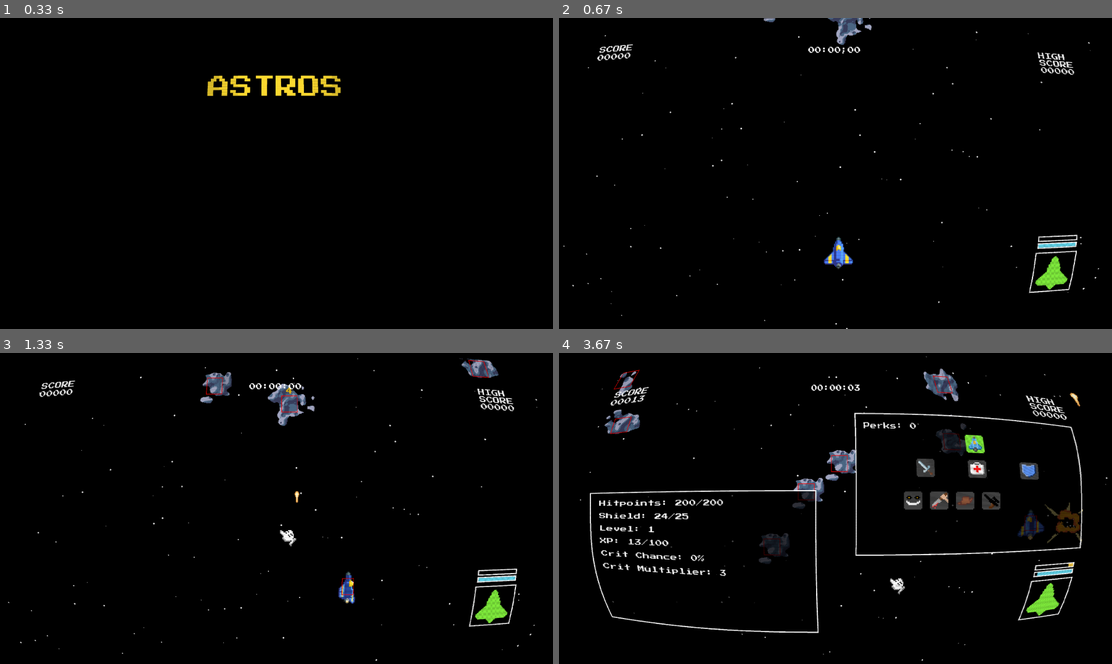
Above: before the commit, frames 1-4 (two rows, left to right).
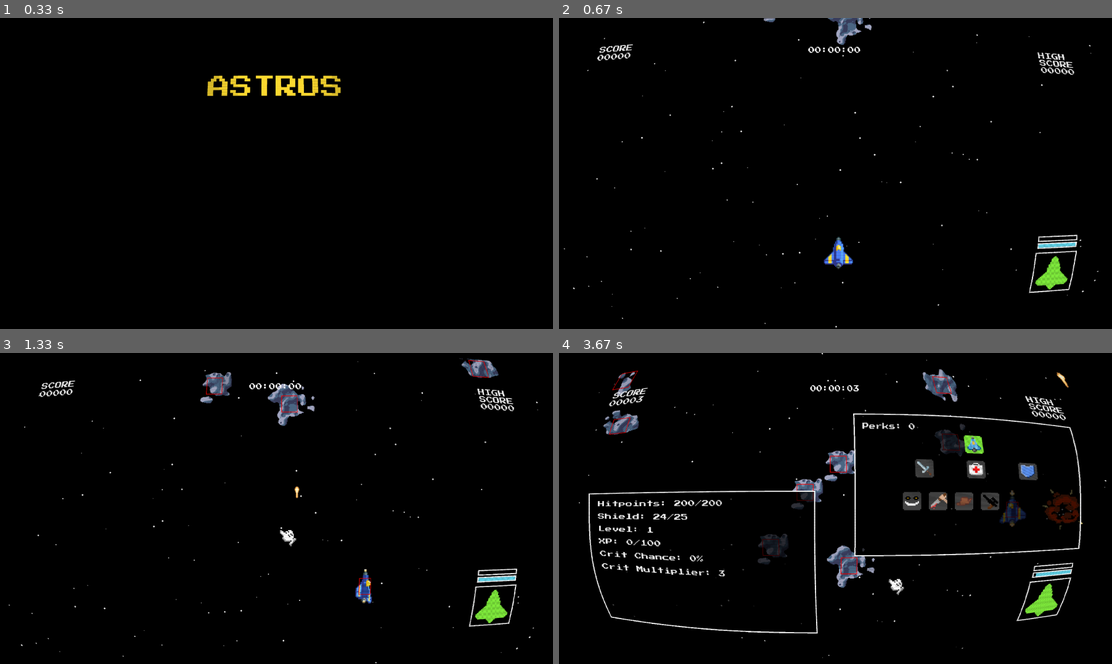
Above: after the commit, the same moments.

Repository: isGoodSoup/astros
Game: pygame game, started from main.py
Two runs of this game, one before a commit and one after it. Both use one fixed random seed, a clock stepped at 60 frames per second and the inputs below.
Inputs (mouse positions are in pixels of both pictures, inside the frame that each line leads up to):
- Up to frame 1 (0.33 s): no input
- Up to frame 2 (0.67 s): tap Enter at 0.33 s
- Up to frame 3 (1.33 s): tap Space at 0.67, 1.07 s; hold F2 from 1 s (still down); hold Right from 1 s (still down); move the mouse to (276, 530) at 1.03 s; tap + at 1.15 s
- Up to frame 4 (3.67 s): tap Space at 1.37, 1.57, 1.87, 2.07, 2.37, 2.57, 2.9, 3.2, 3.4 s; release F2 at 1.47 s; release Right at 1.47 s; hold Tab 1.5-1.97 s; hold Right 1.5-1.97 s; move the mouse to (890, 576) at 1.53 s; hold Right 2-2.47 s; tap A at 2.15, 3.48 s; hold Up 2.5-2.8 s; tap + at 2.65 s; hold Right 2.83-3.3 s; hold Left from 3.33 s (still down)

Frame 1 is identical in both runs. In frame 2, 0.2% of the frame differs, in the area x 0-98%, y 0-100%; in frame 3, 0.7%; in frame 4, 7.9%, in the area x 3-100%, y 0-100%.

Commit message:
add: controller support

Diff:
--- a/main.py
+++ b/main.py
@@ -1,5 +1,5 @@
 import pygame as pg
-from pygame.constants import OPENGL, DOUBLEBUF
+from pygame.constants import *
 from pygame.display import toggle_fullscreen
 
 from scripts import upgd
@@ -11,13 +11,16 @@
 from scripts.hud import Interface
 from scripts.impact import ImpactFrame
 from scripts.particle import Particle
-from scripts.proj import Projectile
 from scripts.sheet import SpriteSheet
 from scripts.ship import Ship
 from scripts.skill import SkillManager
 from scripts.skill_tab import Tab
 from scripts.soundlib import load_sounds, load_ost
 from scripts.upgd import Upgrade
+
+pg.joystick.init()
+joysticks = [pg.joystick.Joystick(i) for i in range(pg.joystick.get_count())]
+for j in joysticks: j.init()
 
 class Menu:
     def __init__(self):
@@ -51,19 +54,17 @@
                     self.running = False
                 elif event.type == pg.KEYDOWN:
                     if event.key == pg.K_RETURN:
-                        game = Game(self.screen, self.screen_size,
-                                    self.hud_ratio, self.text_font)
-                        game.run(self.running, self.clock, self.screen, self.screen_size,
-                                 self.hud_padding, self.hud_ratio, self.crt, self.text_font)
-                    elif event.key == pg.K_ESCAPE:
-                        self.running = False
+                        self.init_game()
+                elif event.type == JOYBUTTONDOWN:
+                    if event.button in range(0, 9):
+                        self.init_game()
 
             self.screen.fill((0, 0, 0))
 
             colors = ["WHITE", (0,0,0,0)]
             count += 1
             title = self.game_font.render("ASTROS", True, (255, 220, 50))
-            start = self.text_font.render("Press Enter", True, colors[count%2])
+            start = self.text_font.render("Press any key to start", True, colors[count%2])
             title_y = 200
             self.render_surface.fill((0, 0, 0))
             surface_width, surface_height = self.render_surface.get_size()
@@ -74,6 +75,13 @@
             self.screen.blit(pg.transform.scale(self.render_surface, self.screen_size),(0, 0))
             self.crt.render(self.render_surface)
             self.clock.tick(2)
+
+    def init_game(self):
+        game = Game(self.screen, self.screen_size,
+                    self.hud_ratio, self.text_font)
+        game.run(self.running, self.clock, self.screen,
+                 self.screen_size, self.hud_padding,
+                 self.hud_ratio, self.crt, self.text_font)
 
 class Game:
     def __init__(self, screen, screen_size, hud_ratio,
@@ -106,7 +114,10 @@
         self.ship_alive = True
         self.ship_x = screen_size[0] // 2 - framew // 2 - 25
         self.ship_y = screen_size[1] // 2 + 200
+        self.ship_pos = [self.ship_x, self.ship_y]
         self.base = None
+        self.joy_axis = [0.0, 0.0]
+        self.deadzone = 0.2
 
         self.hitpoints = Interface("assets/ui/status.png", 0, 40, 40, hud_ratio)
         self.shield = Interface("assets/ui/shield_bar.png", 0, 40, 40,
@@ -130,6 +141,7 @@
         self.last_update_right = pg.time.get_ticks()
         self.last_direction = None
         self.last_time = pg.time.get_ticks()
+        self.direction_set = None
 
         self.frames = []
         for i in range(self.cols):
@@ -250,15 +262,29 @@
                         else:
                             pg.mixer.music.play(-1)
 
-                elif event.type == pygame.MOUSEBUTTONDOWN:
+                elif event.type == pg.MOUSEBUTTONDOWN:
                     for skill in self.skills.skills:
-                        if skill.is_hovered(pygame.mouse.get_pos()):
+                        if skill.is_hovered(pg.mouse.get_pos()):
                             self.skills.unlock_or_upgrade(skill, self.ship)
+
+                elif event.type == JOYBUTTONDOWN:
+                    if event.button == 0:
+                        self.projectiles = self.ship.shoot(self.base, self.last_shot_time,
+                                                           self.shot_cooldown,self.play_sound, self.sounds)
+                    if event.button == 1:
+                        self.skill_tab.active = not self.skill_tab.active
+                        self.stats_tab.active = not self.stats_tab.active
+
+                elif event.type == JOYAXISMOTION:
+                    self.joy_axis[event.axis] = (
+                        event.value) if abs(event.value) > self.deadzone else 0.0
+
             if not running:
                 break
 
-            clock.tick(self.fps)
             screen.fill((0,0,0))
+            dt = clock.get_time()/1000
+            self.update_controller(dt)
 
             mouse_pos = pg.mouse.get_pos()
             self.hide_cursor(mouse_pos)
@@ -267,6 +293,7 @@
                 self.cursor_visible = False
 
             if not self.pause and not self.game_over:
+                self.update_movement(screen_size, dt)
                 self.update_game(screen_size, hud_padding)
                 self.update_time()
 
@@ -291,6 +318,49 @@
                 screen.blit(pg.transform.scale(screen, screen_size), render)
             crt.render(screen)
         pg.quit()
+
+    def update_movement(self, screen_size, delta):
+        self.ship.moving = False
+        self.direction_set = False
+        key_pressed = pg.key.get_pressed()
+        if key_pressed[K_LEFT] and self.ship_x > 0:
+            self.ship_x -= self.ship.velocity * delta * 60
+            self.ship.direction = "left"
+            self.ship.moving = True
+            self.direction_set = True
+
+        elif (key_pressed[K_RIGHT] and self.ship_x < screen_size[0] -
+              self.base.copy().get_width()):
+            self.ship_x += self.ship.velocity * delta * 60
+            self.ship.direction = "right"
+            self.ship.moving = True
+            self.direction_set = True
+
+        if key_pressed[K_UP] and self.ship_y > 0:
+            self.ship_y -= self.ship.velocity * delta * 60
+            self.ship.moving = True
+
+        if key_pressed[K_DOWN] and self.ship_y < screen_size[1] - self.ship.image.get_height():
+            self.ship_y += self.ship.velocity * delta * 60
+
+        if key_pressed[K_SPACE]:
+            current_time = pg.time.get_ticks()
+            if current_time - self.last_shot_time >= self.shot_cooldown:
+                self.projectiles = self.ship.shoot(self.base, self.last_shot_time, self.shot_cooldown,
+                                                   self.play_sound, self.sounds)
+                self.last_shot_time = current_time
+
+    def update_controller(self, delta):
+        self.ship_x += self.joy_axis[0] * self.ship.velocity * delta * 60
+        if self.joy_axis[0] > 0:
+            self.ship.direction = "right"
+        elif self.joy_axis[0] < 0:
+            self.ship.direction = "left"
+        else:
+            self.ship.direction = "idle"
+
+        self.ship_y += self.joy_axis[1] * self.ship.velocity * delta * 60
+        self.ship.moving = any(abs(v) > 0 for v in self.joy_axis)
 
     def render(self, screen, font):
         for i in self.stars:
@@ -532,41 +602,8 @@
             if particle.timer <= 0:
                 self.particles.remove(particle)
 
-        key_pressed = pg.key.get_pressed()
-        self.ship.moving = False
-        direction_set = False
-        if key_pressed[pg.K_LEFT] and self.ship_x > 0:
-            self.ship_x -= self.ship.velocity
-            self.ship.direction = "left"
-            self.ship.moving = True
-            direction_set = True
-        elif (key_pressed[pg.K_RIGHT] and self.ship_x < screen_size[0]
-              - self.base.copy().get_width()):
-            self.ship_x += self.ship.velocity
-            self.ship.direction = "right"
-            self.ship.moving = True
-            direction_set = True
-        if key_pressed[pg.K_UP] and self.ship_y > 0:
-            self.ship_y -= self.ship.velocity
-            self.ship.moving = True
-        if (key_pressed[pg.K_DOWN] and self.ship_y < screen_size[1]
-                - self.ship.image.get_height()):
-            self.ship_y += self.ship.velocity
-
-        if not direction_set:
+        if not self.direction_set:
             self.ship.direction = "idle"
-
-        if self.ship_alive:
-            self.ship.shooting = False
-            if (key_pressed[pg.K_SPACE] and current_time -
-                    self.last_shot_time >= self.shot_cooldown):
-                self.last_shot_time = current_time
-                self.ship.shooting = True
-                projectile = Projectile(self.ship_x +
-                            self.base.copy().get_width() // 2,self.ship_y)
-                self.projectiles.add(projectile)  # type: ignore
-                if self.play_sound:
-                    self.sounds[0].play()
 
         if self.ship_alive:
             self.ship.update_position(self.ship_x, self.ship_y)
@@ -691,7 +728,7 @@
             if self.seconds % 48 == 0:
                 self.asteroid_spawn_interval = max(100,self.asteroid_spawn_interval - 10)
                 self.asteroid_spawn_count = min(32, self.asteroid_spawn_count + 1)
-                self.ship.velocity = min(24, self.ship.velocity + 1)
+                self.ship.velocity = min(24, int(self.ship.velocity) + 1)
             if self.seconds >= 60:
                 self.level_enemies()
                 self.seconds = 0
--- a/scripts/ship.py
+++ b/scripts/ship.py
@@ -2,6 +2,7 @@
 
 import pygame
 
+from scripts.proj import Projectile
 from scripts.sheet import SpriteSheet
 
 class Ship(pygame.sprite.Sprite):
@@ -13,7 +14,7 @@
         self.rect = self.image.get_rect(topleft=(x, y))
         self.hitbox = self.rect.inflate(self.rect.width * -0.6,
                                         self.rect.height * -0.6)
-        self.velocity = 12
+        self.velocity = 0.5
         self.direction = "idle"
         self.shooting = False
         self.moving = False
@@ -41,6 +42,18 @@
         self.rect.topleft = (x, y)
         self.hitbox.center = self.rect.center
 
+    def shoot(self, base, last_shot_time, shot_cooldown, can_play, sound):
+        projectiles = pygame.sprite.Group()
+        current_time = pygame.time.get_ticks()
+        self.shooting = False
+        if current_time - last_shot_time >= shot_cooldown:
+            self.shooting = True
+            projectile = Projectile(self.rect.centerx, self.rect.top)
+            projectiles.add(projectile) # type: ignore
+            if can_play:
+                sound[0].play()
+        return projectiles
+
     def taken_damage(self):
         return [random.randint(0,10) - 4, random.randint(0,10) - 4]
 
